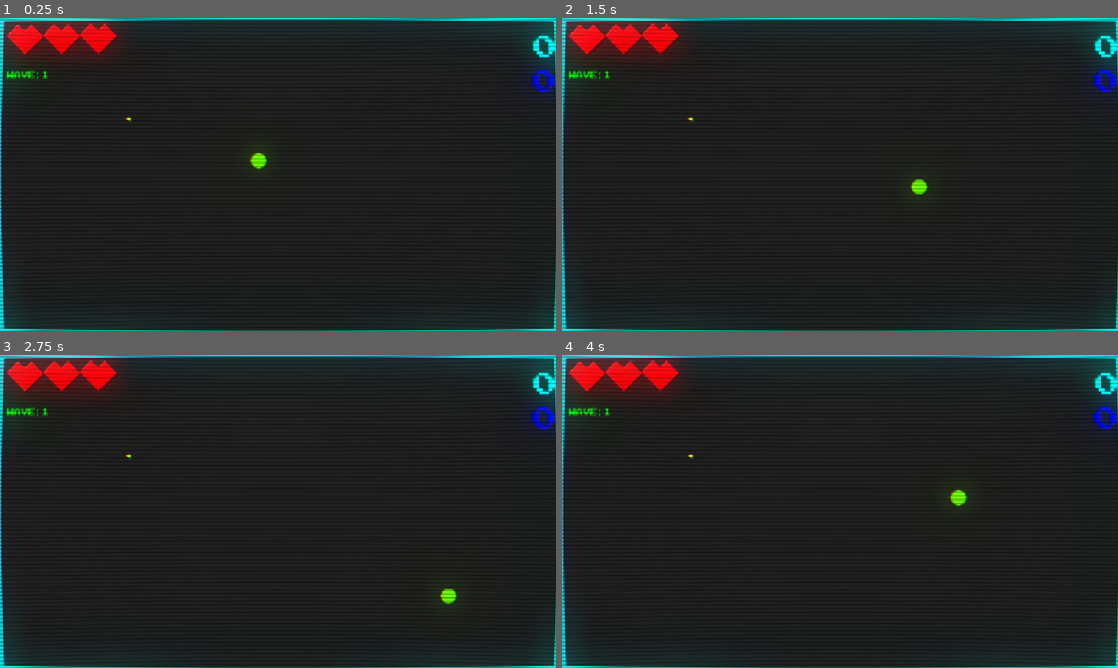
Above: before the commit, frames 1-4 (two rows, left to right).
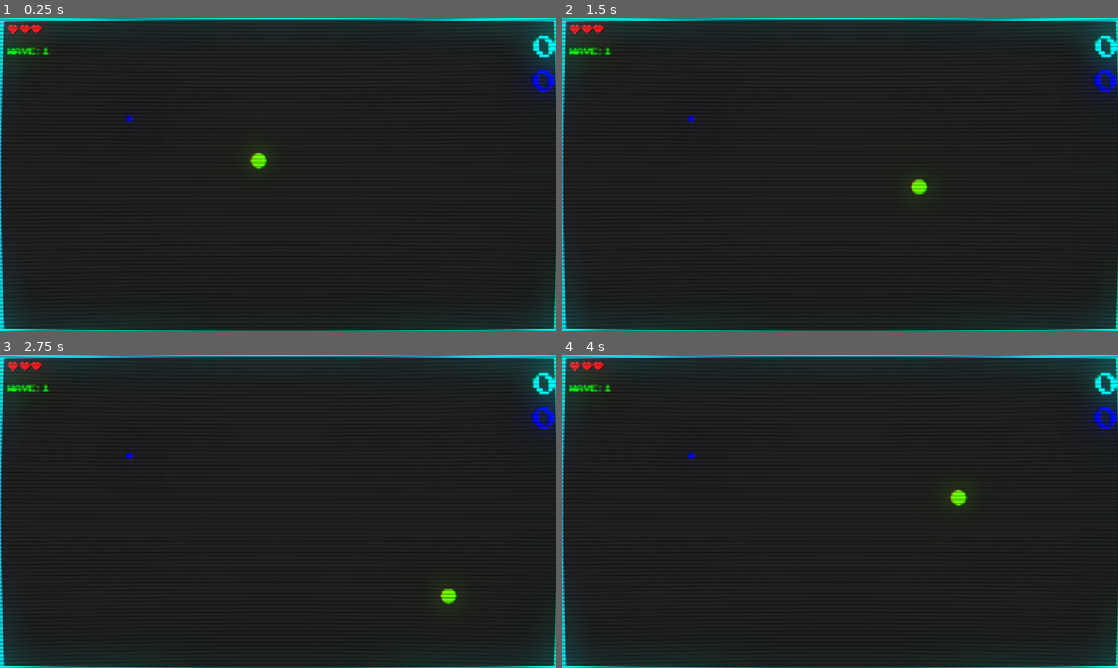
Above: after the commit, the same moments.

Repository: ktosox/GWJ80
Game: Godot game, scene res://level/test_level.tscn
Two runs of this game, one before a commit and one after it. Both use one fixed random seed, a clock stepped at 60 frames per second and the inputs below.
Inputs:
- Up to frame 1 (0.25 s): no input
- Up to frame 2 (1.5 s): tap Enter (ui_accept) at 0.5, 0.77 s; hold D (right) 0.53-1.28 s; hold Down (down) from 1.28 s (still down)
- Up to frame 3 (2.75 s): tap Enter (ui_accept) at 1.52 s; release Down (down) at 2.03 s; hold D (right) from 2.03 s (still down)
- Up to frame 4 (4 s): release D (right) at 2.78 s; hold W (up) 2.78-3.53 s; tap Enter (ui_accept) at 3.02, 3.77 s; hold A (left) from 3.53 s (still down)

The runs differ from the first frame. In frame 1, 2.7% of the frame differs, in the area x 0-24%, y 0-34%; in frame 2, 2.7%; in frame 3, 2.7%; in frame 4, 2.7%.

Commit message:
The pickups

Diff:
--- a/Game/Global/game_manager.gd
+++ b/Game/Global/game_manager.gd
@@ -6,6 +6,14 @@
 
 signal game_over()
 
+signal speed_changed(normal_speed_)
+
+signal enable_shield()
+
+signal screen_cleaner()
+
+signal gravity_fx()
+
 @export var game_over_scene : PackedScene
 
 @export var current_player : CharacterBody2D
@@ -13,6 +21,9 @@
 @export var current_score : int
 
 @export var current_health : int
+
+var pick_up : String
+var pick_up_enabled : bool = false
 
 
 func change_score(amount = 0):
@@ -51,3 +62,27 @@
 	var game_over = game_over_scene.instantiate()
 	get_tree().current_scene.add_child(game_over)
 	pass
+
+
+
+
+func enable_pick_up(pick_up_ : String):
+	pick_up_enabled = true
+	pick_up = pick_up_
+	if(pick_up_ == "health"):
+		change_health(2)
+	elif(pick_up == "speed"):
+		emit_signal("speed_changed", false)
+		$pick_up_timer.start()
+	elif (pick_up_ == "shield"):
+		emit_signal("enable_shield")
+	elif (pick_up_ == "screen_cleaner"):
+		emit_signal("screen_cleaner")
+	elif (pick_up_ == "gravity_fx"):
+		emit_signal("gravity_fx")
+
+
+
+func _on_pick_up_timer_timeout() -> void:
+	pick_up_enabled = false
+	emit_signal("speed_changed", true)
--- a/Game/Global/game_manager.tscn
+++ b/Game/Global/game_manager.tscn
@@ -6,3 +6,8 @@
 [node name="GameManager" type="Node"]
 script = ExtResource("1_es8qg")
 game_over_scene = ExtResource("2_0ke1m")
+
+[node name="pick_up_timer" type="Timer" parent="."]
+wait_time = 5.0
+
+[connection signal="timeout" from="pick_up_timer" to="." method="_on_pick_up_timer_timeout"]
--- a/Game/UI/health_bar.gd
+++ b/Game/UI/health_bar.gd
@@ -15,3 +15,10 @@
 	if new_health < heartNodes.size():
 		for i in range(heartNodes.size() - new_health):
 			heartNodes[(heartNodes.size() - i) - 1].self_modulate = Color(0.5, 0.5, 0.5)
+
+	if(new_health <=3):
+		$TextureProgressBar.texture_under = preload("res://UI/3_hearts.png")
+		$TextureProgressBar.texture_progress = preload("res://UI/3_hearts.png")
+	elif(new_health > 3):
+		$TextureProgressBar.texture_under = preload("res://UI/5_hearts.png")
+		$TextureProgressBar.texture_progress = preload("res://UI/5_hearts.png")
--- a/Game/UI/ui.tscn
+++ b/Game/UI/ui.tscn
@@ -5,9 +5,9 @@
 [ext_resource type="Script" uid="uid://hns0uj4tspbi" path="res://UI/high_score_label.gd" id="2_hat8c"]
 [ext_resource type="Script" uid="uid://0bmc5q4p38yj" path="res://UI/score_label.gd" id="3_3sbvi"]
 [ext_resource type="Script" uid="uid://dl1yyqk770ci1" path="res://UI/health_bar.gd" id="5_nm1m0"]
-[ext_resource type="Texture2D" uid="uid://cuomappdojdaw" path="res://UI/hearts.png" id="7_4fiuh"]
+[ext_resource type="Texture2D" uid="uid://djda02mtoughq" path="res://UI/3_hearts.png" id="7_4fiuh"]
 [ext_resource type="Texture2D" uid="uid://c6whu1ryhn42r" path="res://shapes/fixed square.png" id="7_c7tqi"]
-[ext_resource type="Shader" uid="uid://dcu3mpmaqkp33" path="res://UI/screen_shader.gdshader" id="7_cbfhl"]
+[ext_resource type="Shader" path="res://UI/screen_shader.gdshader" id="7_cbfhl"]
 
 [sub_resource type="Environment" id="Environment_c7tqi"]
 background_mode = 3
@@ -81,9 +81,9 @@
 [node name="Wave" type="Label" parent="Layout"]
 layout_mode = 0
 offset_left = 15.0
-offset_top = 113.0
+offset_top = 58.0
 offset_right = 92.0
-offset_bottom = 154.0
+offset_bottom = 99.0
 theme_override_colors/font_color = Color(0, 1, 0, 1)
 theme_override_fonts/font = ExtResource("1_hat8c")
 theme_override_font_sizes/font_size = 30
@@ -125,11 +125,14 @@
 offset_top = 26.4151
 offset_right = 506.189
 offset_bottom = 155.415
-max_value = 3.0
+max_value = 5.0
 value = 3.0
 texture_under = ExtResource("7_4fiuh")
 texture_progress = ExtResource("7_4fiuh")
 tint_under = Color(0.144063, 0.144063, 0.144063, 1)
+
+[node name="pick_up" type="Sprite2D" parent="Layout"]
+scale = Vector2(0.4, 0.4)
 
 [node name="ScreenShader" type="ColorRect" parent="."]
 material = SubResource("ShaderMaterial_kopq5")
--- a/Game/enemy/enemy.gd
+++ b/Game/enemy/enemy.gd
@@ -9,6 +9,9 @@
 @export var type : Type
 @export var speed = 120
 @export var health : int
+
+const PICKUP = preload("res://pick_up/pickup.tscn")
+var spawn_pickup : bool
 
 func _ready():
 	pass
@@ -53,5 +56,8 @@
 	health -= 1
 	if(health <= 0):
 		GameManager.change_score(1)
-
+		if(spawn_pickup):
+			var pick_up = PICKUP.instantiate()
+			get_parent().get_parent().add_child(pick_up)
+			pick_up.global_position = global_position
 		queue_free()
--- a/Game/enemy/enemy_spawner.gd
+++ b/Game/enemy/enemy_spawner.gd
@@ -12,29 +12,38 @@
 func _ready():
 	pass
 
-func spawn_enemy(wave : int):
+func spawn_enemy(wave : int, spawn_pick_up : bool):
 
 	var random_enemy = randi_range(0, floor(wave/3))
 	if(random_enemy > 2):
 		random_enemy = randi_range(0, 2)
 
-	get_enemy(random_enemy)
+	get_enemy(random_enemy, spawn_pick_up)
 
 
 
 
 
-func get_enemy(random_enemy : int):
+func get_enemy(random_enemy : int, spawn_pick_up : bool):
 	if(random_enemy == 0):
 		var new_enemy = basic_enemy_scene.instantiate() as RigidBody2D
 		new_enemy.global_position = global_position
+		if(spawn_pick_up):
+			new_enemy.spawn_pickup = true
+		else:
+			new_enemy.spawn_pickup = false
 		new_enemy.target = tracked_player
 		new_enemy.walk_towards_target = true
 		new_enemy.connect("tree_exiting",Callable(self,"spawn_enemy"))
 		enemy_group_node.add_child(new_enemy)
+
 	elif(random_enemy == 1):
 		var new_enemy = strong_enemy_scene.instantiate() as RigidBody2D
 		new_enemy.global_position = global_position
+		if(spawn_pick_up):
+			new_enemy.spawn_pickup = true
+		else:
+			new_enemy.spawn_pickup = false
 		new_enemy.target = tracked_player
 		new_enemy.walk_towards_target = true
 		new_enemy.connect("tree_exiting",Callable(self,"spawn_enemy"))
@@ -42,6 +51,10 @@
 	elif(random_enemy == 2):
 		var new_enemy = fast_enemy_scene.instantiate() as RigidBody2D
 		new_enemy.global_position = global_position
+		if(spawn_pick_up):
+			new_enemy.spawn_pickup = true
+		else:
+			new_enemy.spawn_pickup = false
 		new_enemy.target = tracked_player
 		new_enemy.walk_towards_target = true
 		new_enemy.connect("tree_exiting",Callable(self,"spawn_enemy"))
--- a/Game/enemy/types/fast_enemy.tscn
+++ b/Game/enemy/types/fast_enemy.tscn
@@ -33,12 +33,13 @@
 
 [node name="HitBox" parent="." instance=ExtResource("2_oiip6")]
 
+[node name="AudioComponent" parent="HitBox" instance=ExtResource("3_1jl8q")]
+signal_name = "hit_detected"
+audio = ExtResource("4_pmdwj")
+
 [node name="YellowTriangle" type="Sprite2D" parent="."]
 scale = Vector2(0.8, 0.8)
 texture = ExtResource("3_oiip6")
-[node name="AudioComponent" parent="HitBox" instance=ExtResource("3_1jl8q")]
-signal_name = "hit_detected"
-audio = ExtResource("4_pmdwj")
 
 [node name="Line2D" type="Line2D" parent="."]
 points = PackedVector2Array(0, 0, 0, 0.1)
--- a/Game/enemy/types/strong_enemy.tscn
+++ b/Game/enemy/types/strong_enemy.tscn
@@ -43,6 +43,7 @@
 default_color = Color(0.979615, 0.53495, 0, 1)
 begin_cap_mode = 2
 end_cap_mode = 2
+
 [node name="OrangeHexagon" type="Sprite2D" parent="."]
 scale = Vector2(0.7, 0.7)
 texture = ExtResource("4_k3tft")
--- a/Game/hit_box/hit_box.gd
+++ b/Game/hit_box/hit_box.gd
@@ -1,6 +1,7 @@
 extends Area2D
 
 signal hit_detected
+
 
 func _on_body_entered(body: Node2D) -> void:
 	if !body.active:
--- a/Game/hit_box/hit_box.tscn
+++ b/Game/hit_box/hit_box.tscn
@@ -14,4 +14,5 @@
 [node name="CollisionShape2D" type="CollisionShape2D" parent="."]
 shape = SubResource("CircleShape2D_301ie")
 
+[connection signal="area_entered" from="." to="." method="_on_area_entered"]
 [connection signal="body_entered" from="." to="." method="_on_body_entered"]
--- a/Game/level/test_level.gd
+++ b/Game/level/test_level.gd
@@ -10,6 +10,8 @@
 @onready var ui: CanvasLayer = $UI
 var enemy_spawners : Array
 
+var pickup_enemy_count : int = 0
+var pickup_enemy_max = 4
 
 func _ready() -> void:
 	#Global.save_game()
@@ -19,7 +21,7 @@
 
 	ui.get_node("Layout/Wave").text = "Wave: "+str(wave)
 	enemy_spawners = $enemy_spawners.get_children()
-
+	GameManager.connect("screen_cleaner", Callable(self, "clear_enemies"))
 
 
 
@@ -29,4 +31,14 @@
 
 
 func _on_spawn_timer_timeout() -> void:
-	enemy_spawners[randi_range(0, len(enemy_spawners)-1)].spawn_enemy(wave)
+	pickup_enemy_count += 1
+	if(pickup_enemy_max == pickup_enemy_count):
+		enemy_spawners[randi_range(0, len(enemy_spawners)-1)].spawn_enemy(wave, true)
+		pickup_enemy_count = 0
+	elif(pickup_enemy_max != pickup_enemy_count):
+		enemy_spawners[randi_range(0, len(enemy_spawners)-1)].spawn_enemy(wave, false)
+		pickup_enemy_count = 0
+
+func clear_enemies():
+	for i in $enemy_group_node.get_children():
+		i.queue_free()
--- a/Game/pick_up/pickup.gd
+++ b/Game/pick_up/pickup.gd
@@ -1,18 +1,54 @@
 extends Area2D
 
+enum Pickup{health, shield, speed, screen_cleaner, gravity_fx}
+var pickup_type : Pickup
 
+var tag = "pick_up"
+
+const PLUS_HEALTH_PICKUP = preload("res://pick_up/plus_health_pickup.png")
+const SHIELD_PICKUP = preload("res://pick_up/shield_pickup.png")
+const SPEED = preload("res://pick_up/speed.png")
+const CLEANER_PICKUP = preload("res://pick_up/cleaner_pickup.png")
+const GRAVITY_FX = preload("res://pick_up/gravity_fx.png")
+
+@onready var player = get_parent().get_node("Player")
 # Called when the node enters the scene tree for the first time.
 func _ready() -> void:
-	pass # Replace with function body.
-
+	var random_pickup = randi_range(1, 5)
+	if(random_pickup == 1):
+		pickup_type = Pickup.health
+		$CollisionShape2D/Sprite2D.texture = PLUS_HEALTH_PICKUP
+		$CollisionShape2D/Sprite2D.position = Vector2(-8, 3)
+	elif(random_pickup == 2):
+		pickup_type = Pickup.shield
+		$CollisionShape2D/Sprite2D.texture = SHIELD_PICKUP
+	elif(random_pickup == 3):
+		pickup_type = Pickup.speed
+		$CollisionShape2D/Sprite2D.texture = SPEED
+	elif(random_pickup == 4):
+		pickup_type = Pickup.screen_cleaner
+		$CollisionShape2D/Sprite2D.texture = CLEANER_PICKUP
+	elif(random_pickup == 5):
+		pickup_type = Pickup.gravity_fx
+		$CollisionShape2D/Sprite2D.texture = GRAVITY_FX
 
 # Called every frame. 'delta' is the elapsed time since the previous frame.
 func _process(delta: float) -> void:
 	pass
 
-
 func _on_body_entered(body: Node2D) -> void:
-	print(body) # Replace with function body.
+	if(body == player):
+		if(pickup_type == Pickup.health):
+			GameManager.enable_pick_up("health")
+		elif(pickup_type == Pickup.shield):
+			GameManager.enable_pick_up("shield")
+		elif(pickup_type == Pickup.speed):
+			GameManager.enable_pick_up("speed")
+		elif(pickup_type == Pickup.screen_cleaner):
+			GameManager.enable_pick_up("screen_cleaner")
+		elif(pickup_type == Pickup.gravity_fx):
+			GameManager.enable_pick_up("gravity_fx")
+		queue_free()
 
 
 func _on_area_entered(area: Area2D) -> void:
--- a/Game/pick_up/pickup.tscn
+++ b/Game/pick_up/pickup.tscn
@@ -1,21 +1,21 @@
 [gd_scene load_steps=4 format=3 uid="uid://y4bakkmyhlkj"]
 
 [ext_resource type="Script" uid="uid://66ncpciyo864" path="res://pick_up/pickup.gd" id="1_anvy3"]
-[ext_resource type="Texture2D" uid="uid://ge43ydoyg7j5" path="res://shapes/star.png" id="2_wwsn1"]
+[ext_resource type="Texture2D" uid="uid://cfg3cnki1onux" path="res://pick_up/plus_health_pickup.png" id="2_anvy3"]
 
 [sub_resource type="CircleShape2D" id="CircleShape2D_0tmqx"]
-radius = 9.0
+radius = 17.2627
 
 [node name="pickup" type="Area2D"]
+collision_layer = 2
+collision_mask = 2
 script = ExtResource("1_anvy3")
 
 [node name="CollisionShape2D" type="CollisionShape2D" parent="."]
 shape = SubResource("CircleShape2D_0tmqx")
 
 [node name="Sprite2D" type="Sprite2D" parent="CollisionShape2D"]
-self_modulate = Color(1, 1, 0, 1)
-scale = Vector2(0.065, 0.065)
-texture = ExtResource("2_wwsn1")
+scale = Vector2(0.4, 0.4)
+texture = ExtResource("2_anvy3")
 
-[connection signal="area_entered" from="." to="." method="_on_area_entered"]
 [connection signal="body_entered" from="." to="." method="_on_body_entered"]
--- a/Game/player/player.gd
+++ b/Game/player/player.gd
@@ -3,18 +3,29 @@
 signal player_got_hit(damage)
 
 const SPEED = 300.0
+const INC_SPEED = 500.0
+var pick_up_enabled : bool = false
+var pick_up : String = ""
+
+var normal_speed : bool = true
 
 func _ready():
 	GameManager.current_player = self
 	GameManager.connect("game_over", Callable(self, "on_death_detected"))
 	connect("player_got_hit",Callable(GameManager,"change_health"))
-	pass
+	GameManager.connect("enable_shield", Callable(self, "enable_shield"))
+	GameManager.connect("speed_changed", Callable(self, "change_speed"))
 
 func _physics_process(delta: float) -> void:
 
 	var direction := Vector2(Input.get_axis("left", "right"),Input.get_axis("up", "down"))
 
-	velocity = direction.normalized() * SPEED
+	if(normal_speed):
+		velocity = direction.normalized() * SPEED
+	else:
+		velocity = direction.normalized() * INC_SPEED
+
+
 
 	move_and_slide()
 
@@ -22,10 +33,22 @@
 func _on_hit_box_hit_detected() -> void:
 	if $DamageAnimator.is_playing():
 		return
-	$DamageAnimator.play("damage")
-	emit_signal("player_got_hit",-1)
-	pass # Replace with function body.
+	if(!$ShieldAnimator.is_playing()):
+		$DamageAnimator.play("damage")
+		emit_signal("player_got_hit",-1)
+
 
 func on_death_detected():
 	$DamageAnimator.stop()
 	$DamageAnimator.play("death")
+
+
+
+func _on_shield_animator_animation_finished(anim_name: StringName) -> void:
+	GameManager.pick_up_enabled = false
+
+func enable_shield():
+	$ShieldAnimator.play("show_shield")
+
+func change_speed(normal_speed_):
+	normal_speed = normal_speed_
--- a/Game/player/player.tscn
+++ b/Game/player/player.tscn
@@ -1,8 +1,9 @@
-[gd_scene load_steps=12 format=3 uid="uid://d5145be76quu"]
+[gd_scene load_steps=16 format=3 uid="uid://d5145be76quu"]
 
 [ext_resource type="PackedScene" uid="uid://c27urcanyot1m" path="res://hit_box/hit_box.tscn" id="1_oul6g"]
 [ext_resource type="Script" uid="uid://c15fwp6rrgd6o" path="res://player/player.gd" id="1_rkbax"]
 [ext_resource type="Texture2D" uid="uid://03yhxmt0myiq" path="res://shapes/green_circle.png" id="3_g1dw6"]
+[ext_resource type="Texture2D" uid="uid://xbkisvgjxf3m" path="res://pick_up/shield_pickup.png" id="4_qjkh3"]
 [ext_resource type="Script" uid="uid://df377qirbaqj5" path="res://player/damage_animator.gd" id="4_yw30f"]
 
 [sub_resource type="CircleShape2D" id="CircleShape2D_rkbax"]
@@ -123,6 +124,67 @@
 &"death": SubResource("Animation_yw30f")
 }
 
+[sub_resource type="Animation" id="Animation_boad6"]
+length = 0.001
+tracks/0/type = "value"
+tracks/0/imported = false
+tracks/0/enabled = true
+tracks/0/path = NodePath("shield:visible")
+tracks/0/interp = 1
+tracks/0/loop_wrap = true
+tracks/0/keys = {
+"times": PackedFloat32Array(0),
+"transitions": PackedFloat32Array(1),
+"update": 1,
+"values": [false]
+}
+tracks/1/type = "value"
+tracks/1/imported = false
+tracks/1/enabled = true
+tracks/1/path = NodePath("shield:modulate")
+tracks/1/interp = 1
+tracks/1/loop_wrap = true
+tracks/1/keys = {
+"times": PackedFloat32Array(0),
+"transitions": PackedFloat32Array(1),
+"update": 0,
+"values": [Color(1, 1, 1, 1)]
+}
+
+[sub_resource type="Animation" id="Animation_g6k8r"]
+resource_name = "show_shield"
+length = 5.0
+tracks/0/type = "value"
+tracks/0/imported = false
+tracks/0/enabled = true
+tracks/0/path = NodePath("shield:visible")
+tracks/0/interp = 1
+tracks/0/loop_wrap = true
+tracks/0/keys = {
+"times": PackedFloat32Array(0, 5),
+"transitions": PackedFloat32Array(1, 1),
+"update": 1,
+"values": [true, false]
+}
+tracks/1/type = "value"
+tracks/1/imported = false
+tracks/1/enabled = true
+tracks/1/path = NodePath("shield:modulate")
+tracks/1/interp = 1
+tracks/1/loop_wrap = true
+tracks/1/keys = {
+"times": PackedFloat32Array(0, 2.5, 5),
+"transitions": PackedFloat32Array(1, 1, 1),
+"update": 0,
+"values": [Color(1, 1, 1, 1), Color(1, 1, 1, 0.415686), Color(1, 1, 1, 0)]
+}
+
+[sub_resource type="AnimationLibrary" id="AnimationLibrary_rgyib"]
+_data = {
+&"RESET": SubResource("Animation_boad6"),
+&"show_shield": SubResource("Animation_g6k8r")
+}
+
 [sub_resource type="CircleShape2D" id="CircleShape2D_g1dw6"]
 radius = 120.0
 
@@ -135,12 +197,18 @@
 script = ExtResource("1_rkbax")
 
 [node name="HitBox" parent="." instance=ExtResource("1_oul6g")]
+visible = false
 
 [node name="GreenCircle" type="Sprite2D" parent="."]
 texture = ExtResource("3_g1dw6")
 
 [node name="CollisionShape2D" type="CollisionShape2D" parent="."]
+visible = false
 shape = SubResource("CircleShape2D_rkbax")
+
+[node name="shield" type="Sprite2D" parent="."]
+visible = false
+texture = ExtResource("4_qjkh3")
 
 [node name="DamageAnimator" type="AnimationPlayer" parent="."]
 libraries = {
@@ -149,7 +217,13 @@
 script = ExtResource("4_yw30f")
 spritesRendered = 5
 
+[node name="ShieldAnimator" type="AnimationPlayer" parent="."]
+libraries = {
+&"": SubResource("AnimationLibrary_rgyib")
+}
+
 [node name="GravityEffect" type="Area2D" parent="."]
+visible = false
 collision_layer = 0
 collision_mask = 16
 gravity_space_override = 1
@@ -181,3 +255,4 @@
 shape = SubResource("CircleShape2D_yw30f")
 
 [connection signal="hit_detected" from="HitBox" to="." method="_on_hit_box_hit_detected"]
+[connection signal="animation_finished" from="ShieldAnimator" to="." method="_on_shield_animator_animation_finished"]
Binary file added: Game/UI/3_hearts.png
Not shown, added: Game/UI/3_hearts.png.import
Binary file added: Game/UI/5_hearts.png
Not shown, added: Game/UI/5_hearts.png.import
Binary file removed: Game/UI/hearts.png
Not shown: 1 places in Game/enemy/types/fast_enemy.tscn that only renumber resources
Not shown: 1 places in Game/enemy/types/strong_enemy.tscn that only renumber resources
Binary file added: Game/pick_up/cleaner_pickup.png
Not shown, added: Game/pick_up/cleaner_pickup.png.import
Binary file added: Game/pick_up/gravity_fx.png
Not shown, changed: Game/pick_up/gravity_fx.png.import
Binary file added: Game/pick_up/plus_health_pickup.png
(and 5 more such lines)
